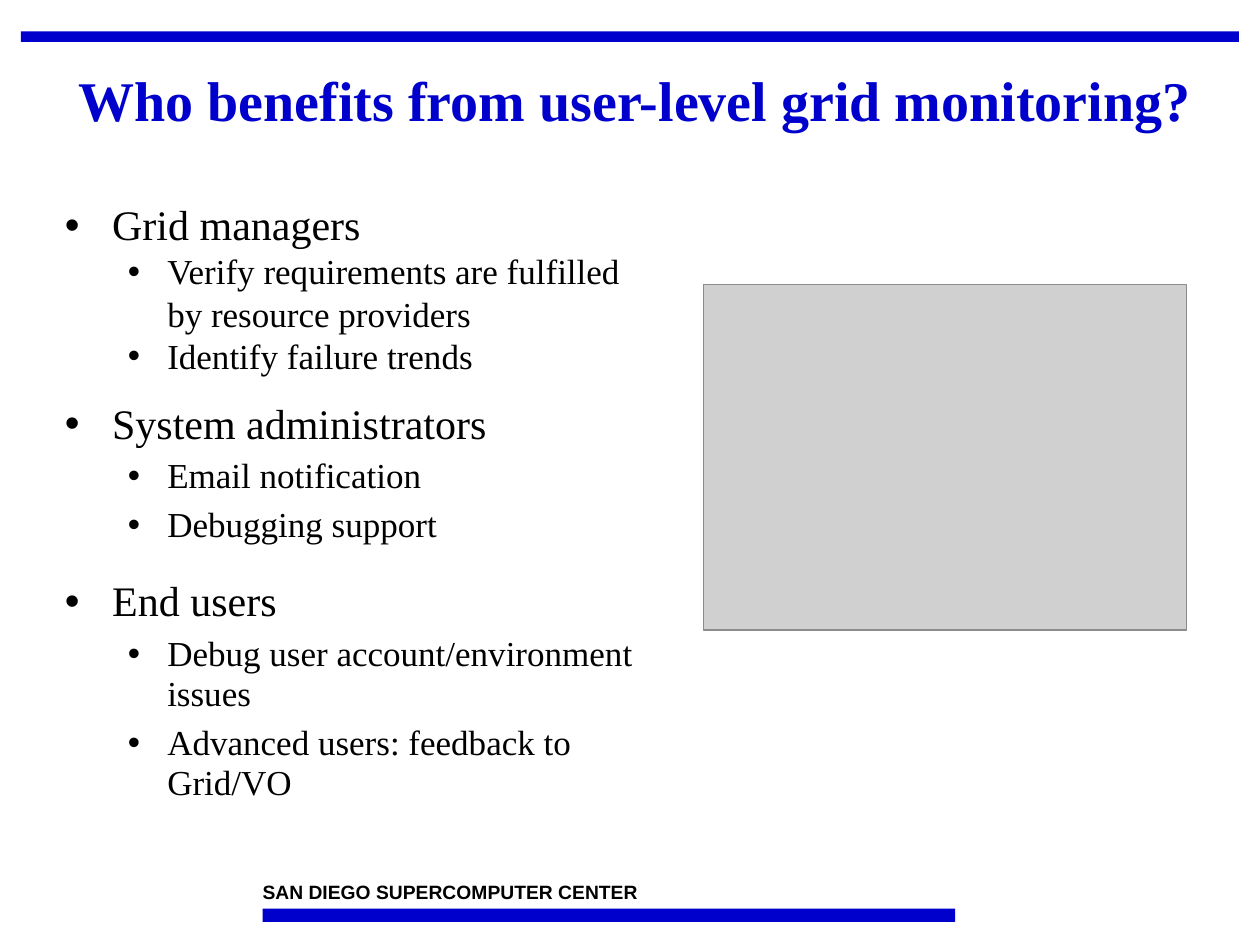
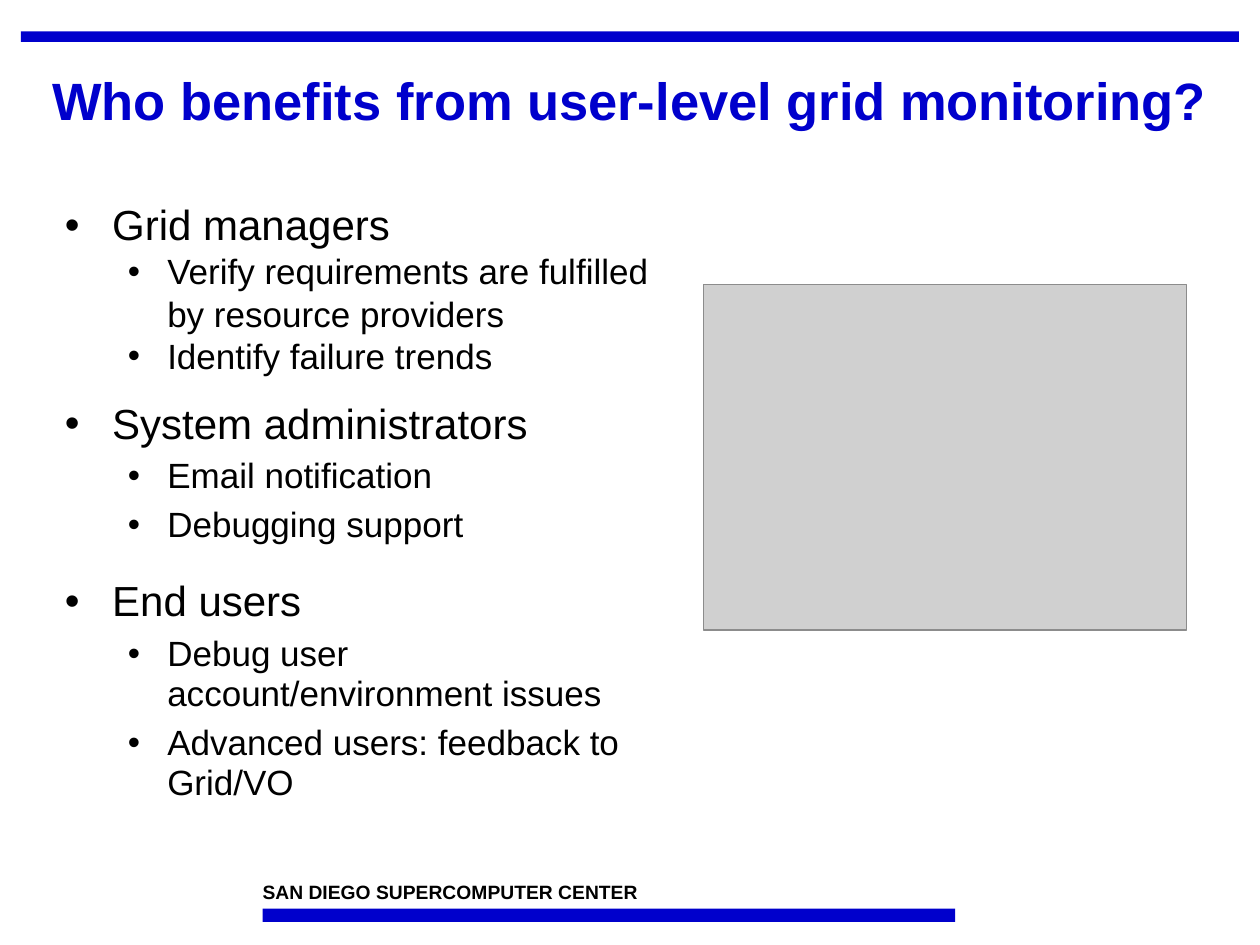
Before and after one commit to IncaProject/inca-xsede, a slide deck: slide 5 of talks/sc08/inca-sc08.ppt. Drawn at 1260x945 pixels with LibreOffice and Linux fonts; fonts in the diff are those of the drawing; grey boxes stand for pictures; background and template pictures are left out. Boxes give left, top, right and bottom in pixels: in the first picture for what was removed or moved away, otherwise in the second. Text is boxed around its words. In the diff, an @@ line names an element or a change of style, - is before the commit and + after.

```diff
--- a/talks/sc08/inca-sc08.ppt
+++ b/talks/sc08/inca-sc08.ppt
@@ title "Who benefits from user-level grid ...": place and size @@
-title "Who benefits from user-level grid ..." at [78,81,1190,131]
+title "Who benefits from user-level grid ..." at [52,82,1206,131]
@@ title "Who benefits from user-level grid ..." at [52,82,1206,131]: size 32 to 30 pt, font Times New Roman to Arial @@
@@ text "Grid managers" at [112,209,648,796]: font Times New Roman to Arial @@
```
Also in this commit, not shown: 17 other slides changed.
